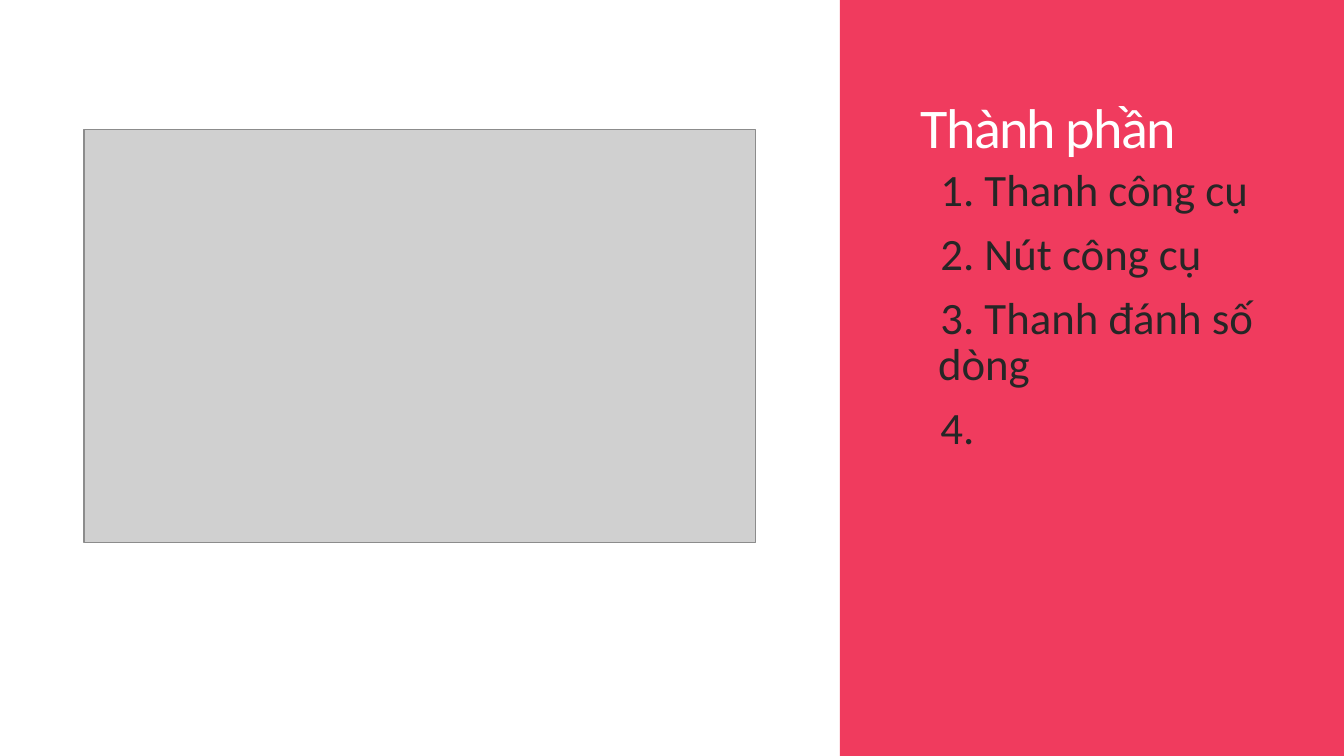
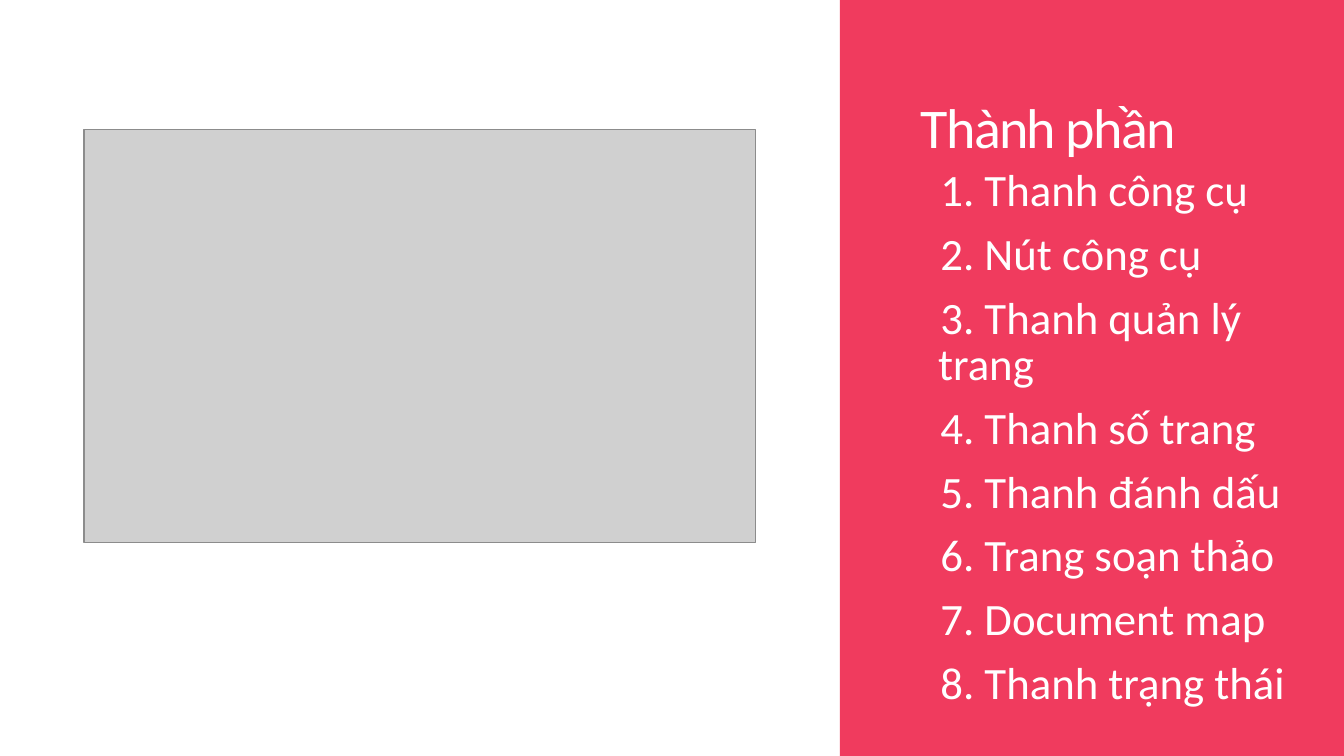
Before and after one commit to izzeroone/SNotepad-, a slide deck: slide 7 of Bao cao do an.pptx (slide 8 before the commit). Drawn at 1344x756 pixels with LibreOffice and Linux fonts; fonts in the diff are those of the drawing; grey boxes stand for pictures. Boxes give left, top, right and bottom in pixels: in the first picture for what was removed or moved away, otherwise in the second. Text is boxed around its words. In the diff, an @@ line names an element or a change of style, - is before the commit and + after.

```diff
--- a/Bao cao do an.pptx
+++ b/Bao cao do an.pptx
@@ text at (940, 175, 1247, 278): text colour #262626 to #FFFFFF in "1. Thanh công cụ", "2. Nút công cụ" @@
@@ text at (938, 303, 1284, 707): text changed; text colour #262626 to #FFFFFF @@
-  3. Thanh đánh số dòng
-  4.
+  3. Thanh quản lý trang
+  4. Thanh số trang
+  5. Thanh đánh dấu
+  6. Trang soạn thảo
+  7. Document map
+  8. Thanh trạng thái
```
Also in this commit, not shown: 5 other slides changed, 12 slides added, 9 slides removed.
